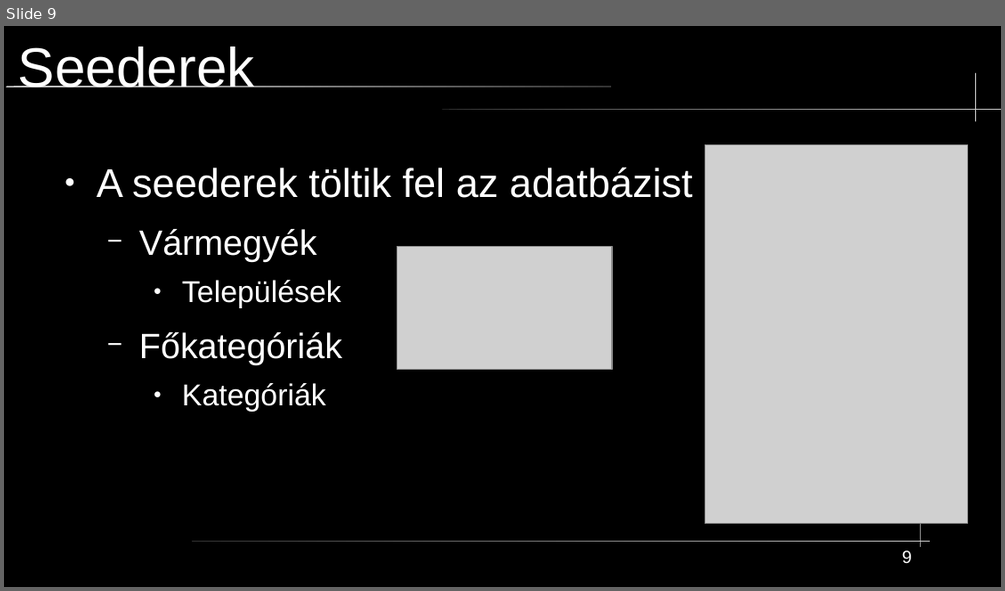
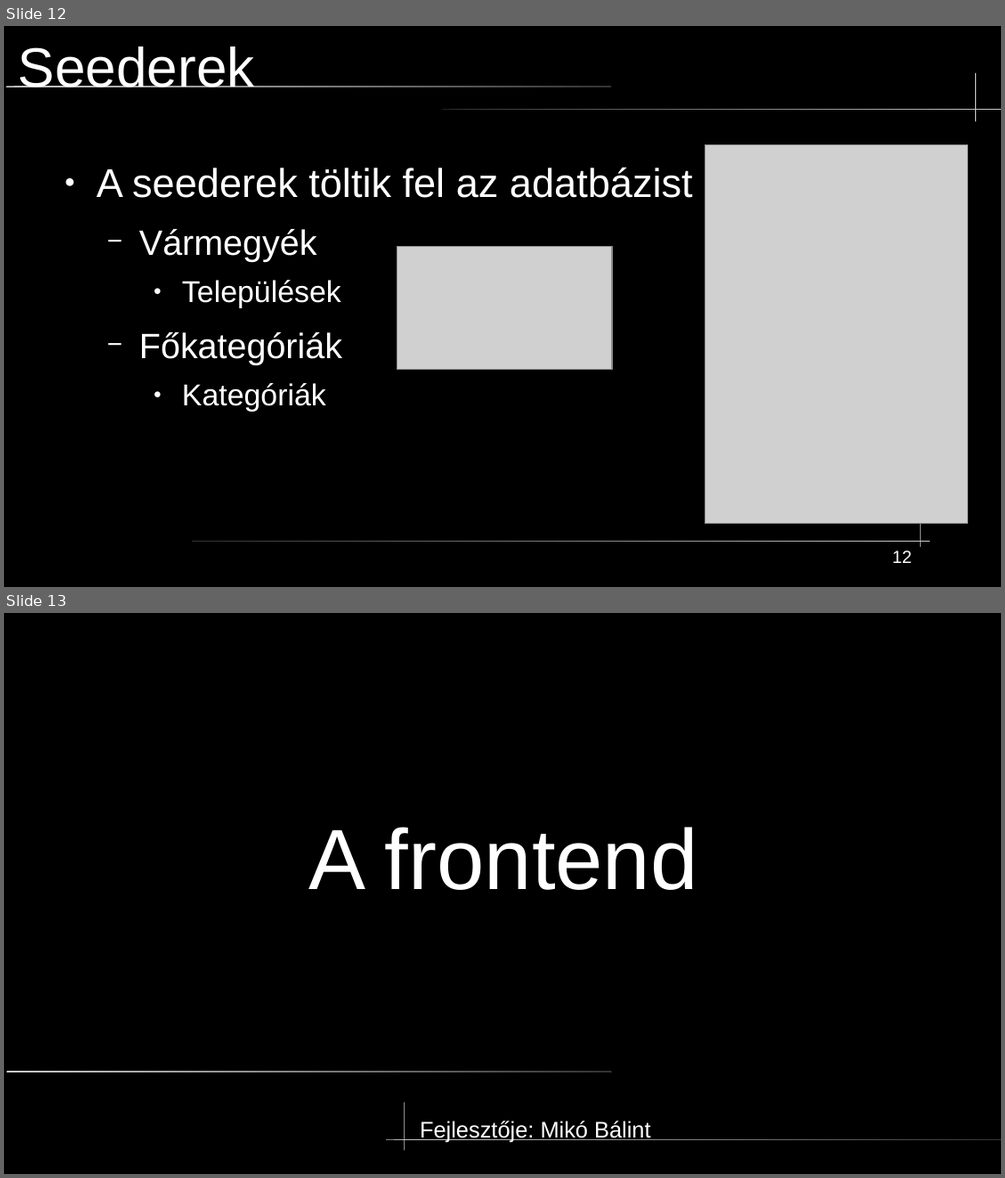
Before and after one commit to mikobalint-szbi/PawnHub, a slide deck: [Developer]/PPT/technikai prezentáció.odp. Shown one above the other, each under a label of ours: slide 9 before the commit, slides 12 and 13 after it. The pictures are 1005x591 and 1005x1178 pixels, drawn with LibreOffice and Linux fonts; fonts in the diff are those of the drawing; grey boxes stand for pictures. Boxes give left, top, right and bottom in pixels: in the first picture for what was removed or moved away, otherwise in the second. Text is boxed around its words. In the diff, an @@ line names an element or a change of style, - is before the commit and + after.

```diff
--- a/[Developer]/PPT/technikai prezentáció.odp
+++ b/[Developer]/PPT/technikai prezentáció.odp
@@ slide 13 added at [4,613,1001,1174], background #000000 @@
@@ title added at [308,827,698,890], 68 pt, text #FFFFFF @@
+A frontend
@@ rounded rectangle added at [7,1070,612,1072], fill gradient #CCCCCC to #333333 @@
@@ freeform shape added at [404,1103,404,1151], fill #CCCCCC @@
@@ rounded rectangle added at [386,1140,1001,1141], fill gradient #CCCCCC to #333333 @@
@@ text added at [420,1120,650,1142], 18 pt, text #FFFFFF @@
+Fejlesztője: Mikó Bálint
@@ what was slide 9 is now slide 12 @@
@@ page number at [892,550,912,563]: text changed @@
-9
+12
```
Also in this commit, not shown: 2 slides changed, 4 other slides added.
